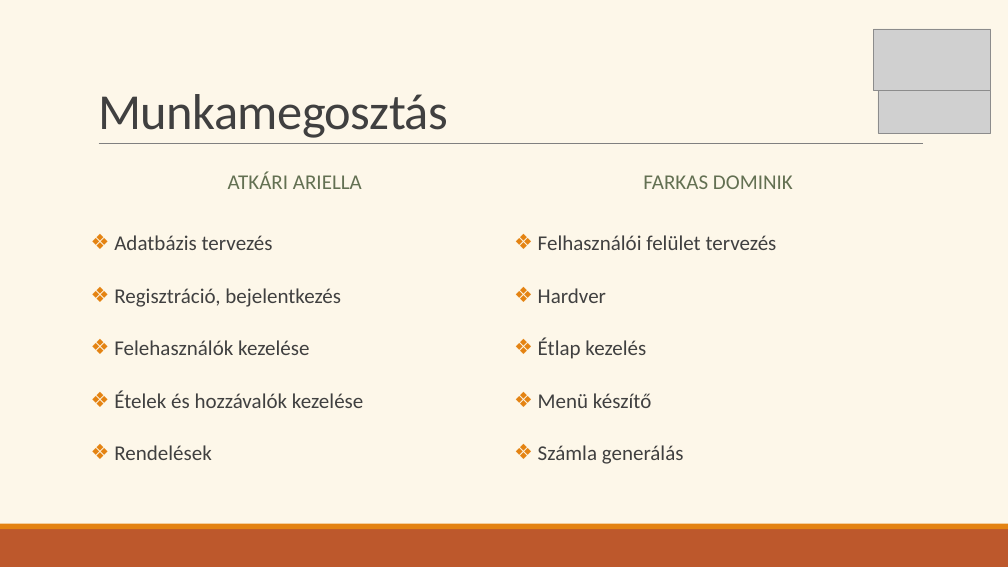
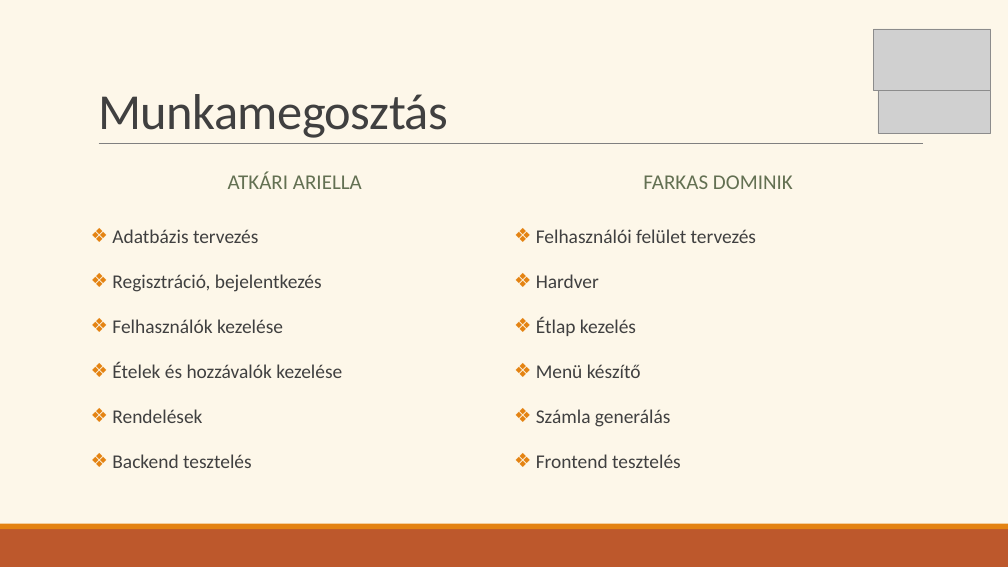
Before and after one commit to Ella50/13_S1_1_vizsgaremek, a slide deck: slide 5 of Dokumentációhoz/Prezentáció/eMenza_AtkariAriella_FarkasDominik.pptx (slide 7 before the commit). Drawn at 1008x567 pixels with LibreOffice and Linux fonts; fonts in the diff are those of the drawing; grey boxes stand for pictures. Boxes give left, top, right and bottom in pixels: in the first picture for what was removed or moved away, otherwise in the second. Text is boxed around its words. In the diff, an @@ line names an element or a change of style, - is before the commit and + after.

```diff
--- a/Dokumentációhoz/Prezentáció/eMenza_AtkariAriella_FarkasDominik.pptx
+++ b/Dokumentációhoz/Prezentáció/eMenza_AtkariAriella_FarkasDominik.pptx
@@ text at (112, 229, 342, 423): size 20 to 18.5 pt in "Adatbázis tervezés", "Regisztráció, bejelentkezés", "Ételek és hozzávalók kezelése", "Rendelések"; line spacing 1.5 to 1.3 @@
@@ text at (536, 229, 756, 427): size 20 to 18.5 pt in "Felhasználói felület tervezés", "Hardver", "Étlap kezelés", "Menü készítő" and 1 more places; line spacing 1.5 to 1.3 @@
@@ text at (112, 319, 283, 333): text changed; size 20 to 18.5 pt @@
-❖ Felehasználók kezelése
+❖ Felhasználók kezelése
@@ text at (112, 454, 252, 468): paragraph added @@
+❖ Backend tesztelés
@@ text at (536, 454, 681, 468): paragraph added @@
+❖ Frontend tesztelés
```
Also in this commit, not shown: 7 other slides changed, 1 slide added, 4 slides removed, 15 other files.
